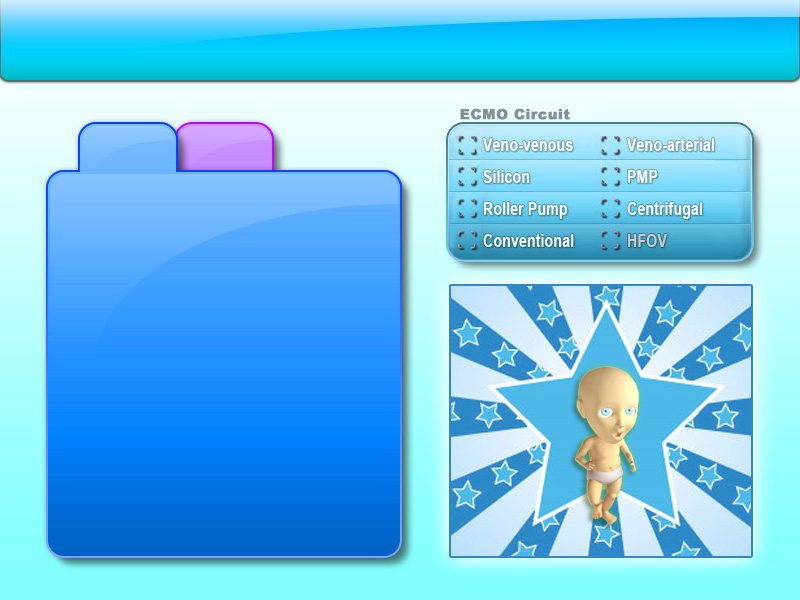
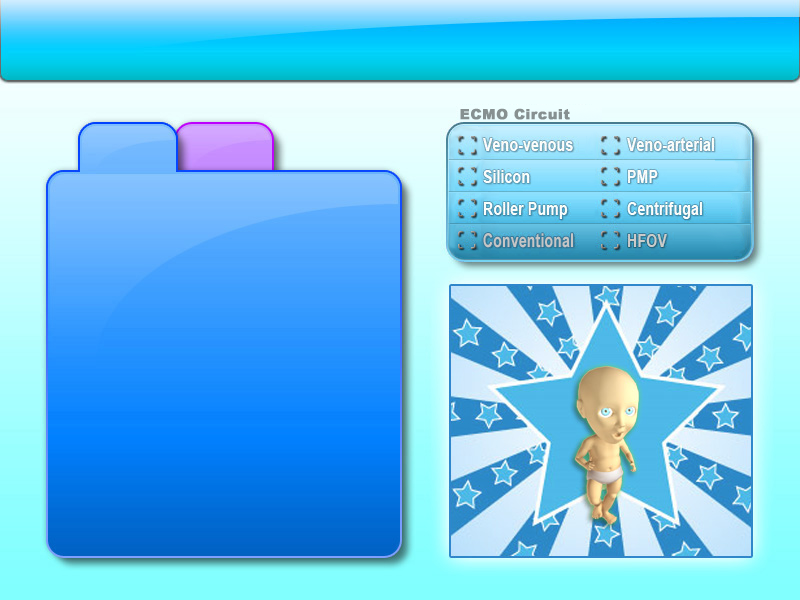
Layer changes from the first (800, 600) image to the second:
renamed "Layer 1" to "Disabled", opacity 19% → 100%, painted on it over [482, 232, 574, 249]
